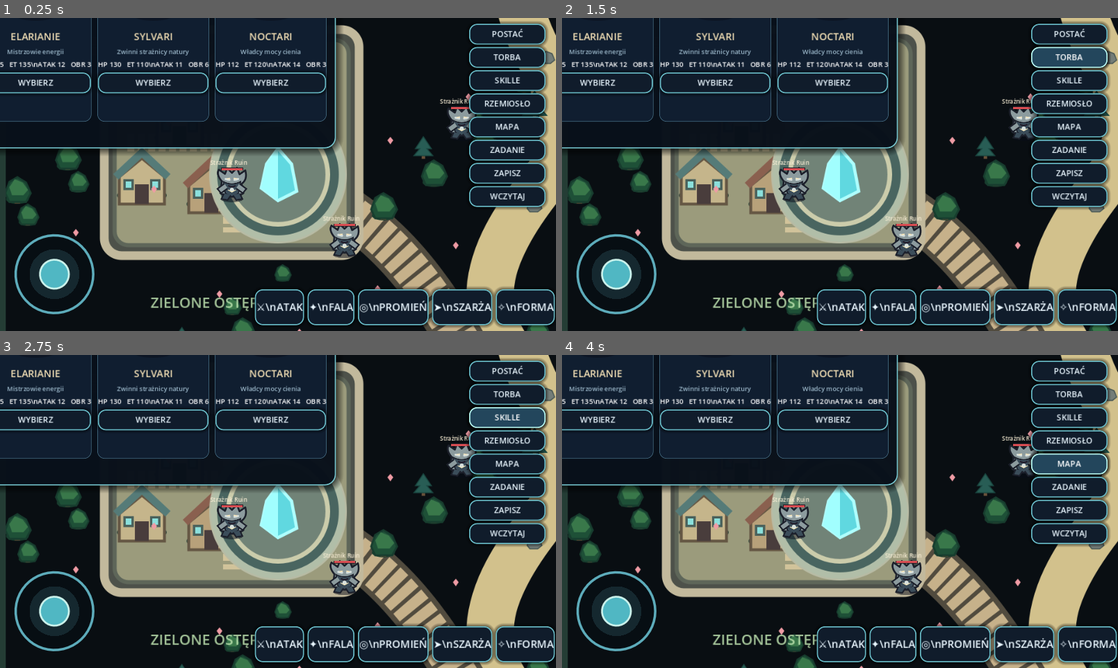
Above: before the commit, frames 1-4 (two rows, left to right).
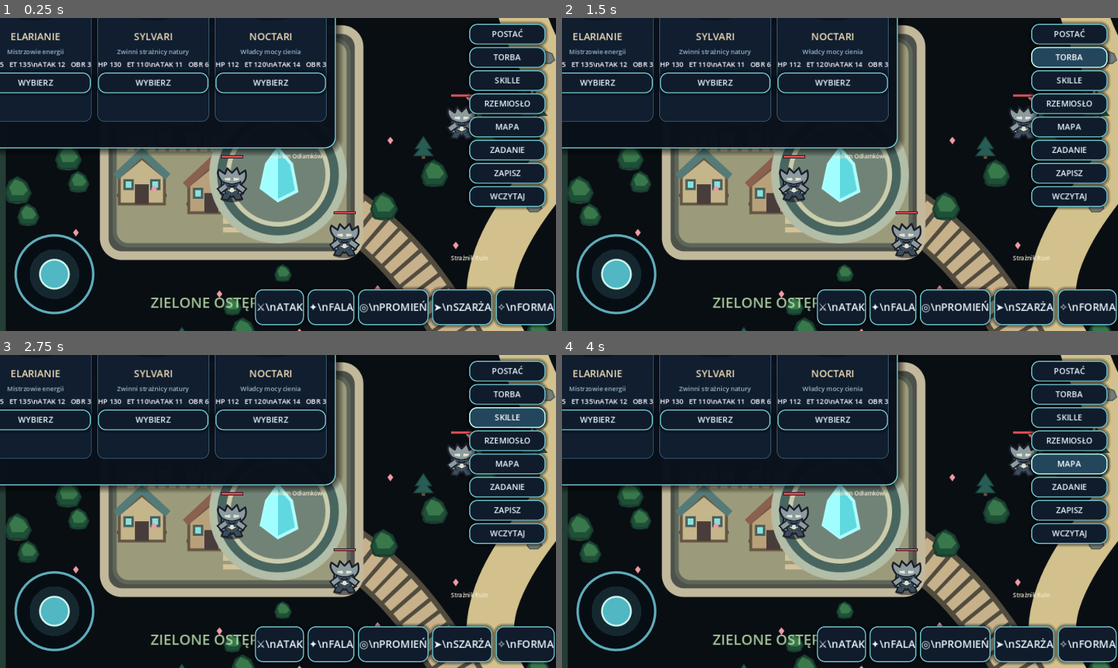
Above: after the commit, the same moments.

Repository: Kulpiak/Aetherion
Game: Godot game, scene res://scenes/main.tscn
Two runs of this game, one before a commit and one after it. Both use one fixed random seed, a clock stepped at 60 frames per second and the inputs below.
Inputs:
- Up to frame 1 (0.25 s): no input
- Up to frame 2 (1.5 s): click "POSTAĆ" at 0.5 s; click "TORBA" at 1.25 s
- Up to frame 3 (2.75 s): click "SKILLE" at 2 s
- Up to frame 4 (4 s): click "RZEMIOSŁO" at 2.75 s; click "MAPA" at 3.5 s

The runs differ from the first frame. In frame 1, 0.5% of the frame differs, in the area x 37-88%, y 24-78%; in frame 2, 0.5%; in frame 3, 0.5%; in frame 4, 0.5%.

Commit message:
Give the Core Guardian a distinct boss scale, aura and health bar

Diff:
--- a/scripts/game.gd
+++ b/scripts/game.gd
@@ -998,6 +998,8 @@
 func _draw_enemy(enemy: Dictionary) -> void:
  var p: Vector2 = enemy["pos"]
  var kind := int(enemy["type"])
+ var is_boss := bool(enemy.get("is_boss",false))
+ var sprite_size := 126.0 if is_boss else 80.0
  var chasing := player_pos.distance_to(p) < 300.0
  var attacking := float(enemy.get("attack_anim",0.0)) > 0.0
  var frame := 1 if chasing and int(Time.get_ticks_msec()/145)%2 == 0 else 0
@@ -1006,13 +1008,20 @@
  var enemy_facing: Vector2 = enemy.get("facing",Vector2.DOWN)
  var lunge := enemy_facing * (7.0 if attacking else 0.0)
  var body_color := Color(1.0,0.55,0.48,1.0) if float(enemy.get("hit_flash",0.0)) > 0.0 else Color.WHITE
- draw_ellipse_shadow(p+Vector2(0,13),22,8)
+ draw_ellipse_shadow(p+Vector2(0,13),sprite_size*0.48,14.0 if is_boss else 8.0)
+ if is_boss:
+  var boss_pulse := 0.72 + sin(float(Time.get_ticks_msec())/190.0)*0.16
+  draw_circle(p,76.0,Color(0.55,0.16,0.25,0.09*boss_pulse))
+  draw_arc(p,72.0,0.0,TAU,48,Color(0.95,0.35,0.32,0.65),4.0,true)
  if attacking:
-  draw_arc(p,37.0,0.0,TAU,28,Color(1.0,0.28,0.22,0.72),3.0,true)
- draw_texture_rect_region(SPRITE_ATLAS,Rect2(p.x-40+lunge.x,p.y-44+bob+lunge.y,80,80),Rect2((5+kind)*128,frame*128,128,128),body_color,false)
- draw_rect(Rect2(p.x-19,p.y-31,38,5),Color("#251f28"))
- draw_rect(Rect2(p.x-18,p.y-30,36.0*maxf(0.0,float(enemy["hp"])/float(enemy["max_hp"])),3),Color("#d94d52"))
- draw_string(ThemeDB.fallback_font,p+Vector2(-38,-36),str(enemy["name"]),HORIZONTAL_ALIGNMENT_LEFT,-1,10,Color("#f4ead2"))
+  draw_arc(p,37.0 if not is_boss else 66.0,0.0,TAU,28,Color(1.0,0.28,0.22,0.72),3.0,true)
+ var sprite_rect := Rect2(p.x-sprite_size*0.5+lunge.x,p.y-sprite_size*0.55+bob+lunge.y,sprite_size,sprite_size)
+ draw_texture_rect_region(SPRITE_ATLAS,sprite_rect,Rect2((5+kind)*128,frame*128,128,128),body_color,false)
+ var bar_width := 100.0 if is_boss else 38.0
+ var bar_y := p.y-sprite_size*0.53-10.0
+ draw_rect(Rect2(p.x-bar_width*0.5,bar_y,bar_width,6 if is_boss else 5),Color("#251f28"))
+ draw_rect(Rect2(p.x-bar_width*0.5+1,bar_y+1,(bar_width-2)*maxf(0.0,float(enemy["hp"])/float(enemy["max_hp"])),4 if is_boss else 3),Color("#e34d5c") if is_boss else Color("#d94d52"))
+ draw_string(ThemeDB.fallback_font,p+Vector2(-bar_width*0.5,bar_y-7),str(enemy["name"]),HORIZONTAL_ALIGNMENT_LEFT,-1,15 if is_boss else 10,Color("#ffe0d5") if is_boss else Color("#f4ead2"))
 
 func draw_ellipse_shadow(center: Vector2, width: float, height: float) -> void:
  var points := PackedVector2Array()
